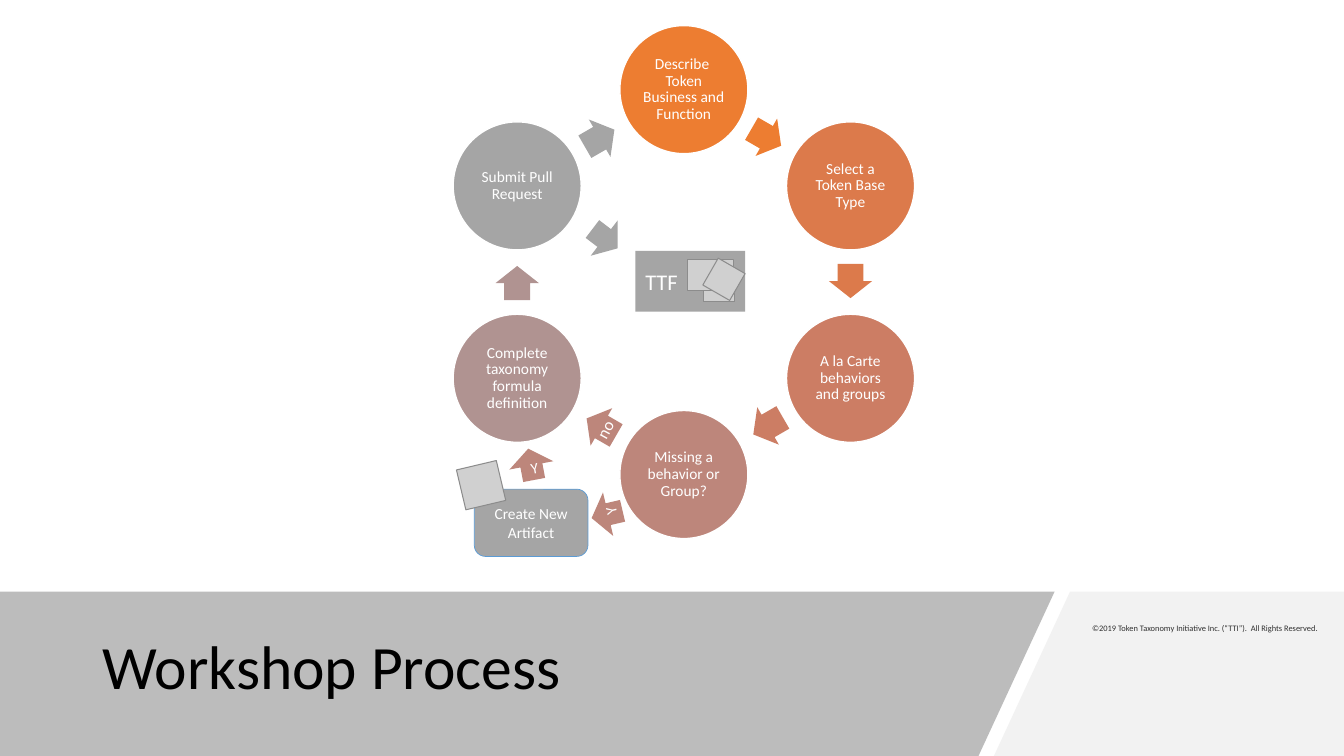
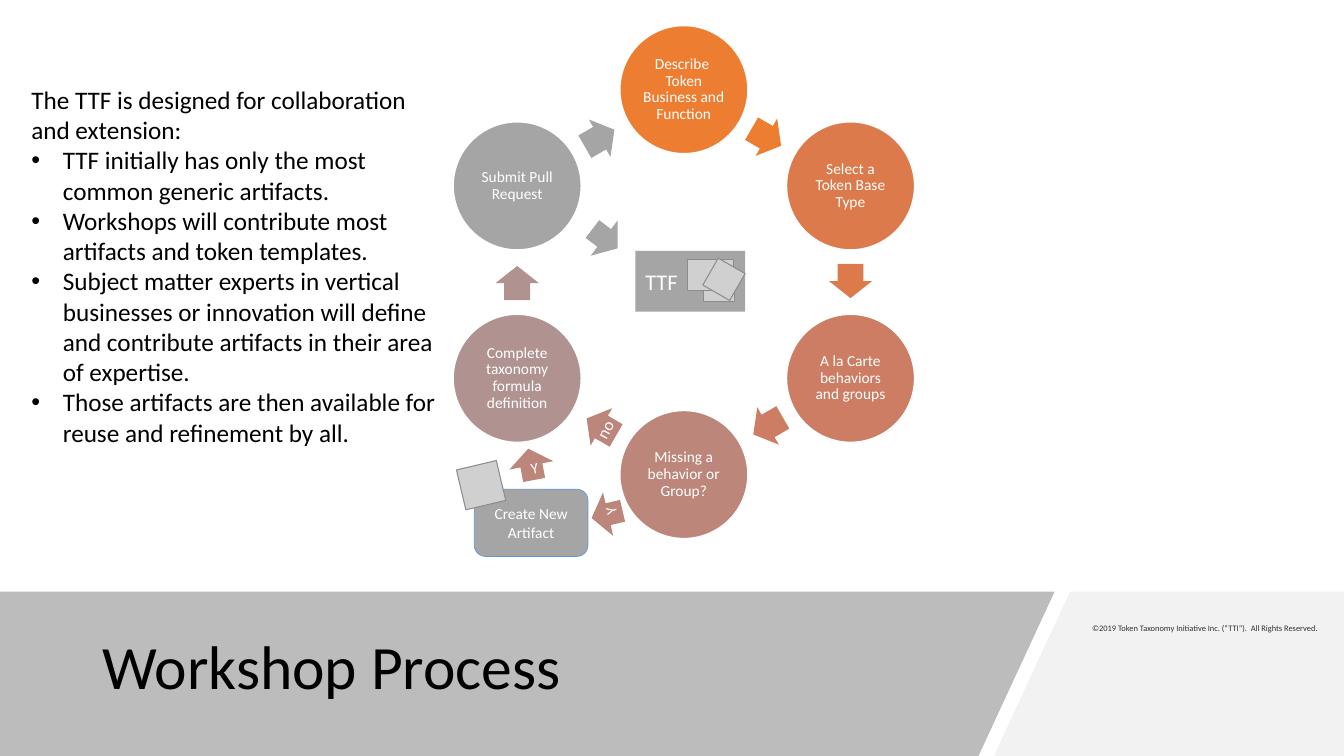
Before and after one commit to vipinsun/TokenTaxonomyFramework-pub, a slide deck: slide 24 of presentations/TTF-Presentation.pptx. Drawn at 1344x756 pixels with LibreOffice and Linux fonts; fonts in the diff are those of the drawing; grey boxes stand for pictures. Boxes give left, top, right and bottom in pixels: in the first picture for what was removed or moved away, otherwise in the second. Text is boxed around its words. In the diff, an @@ line names an element or a change of style, - is before the commit and + after.

```diff
--- a/presentations/TTF-Presentation.pptx
+++ b/presentations/TTF-Presentation.pptx
@@ text added at (31,91,435,446), 18 pt, text #000000 @@
+The TTF is designed for collaboration and extension:
+• TTF initially has only the most common generic artifacts.
+• Workshops will contribute most artifacts and token templates.
+• Subject matter experts in vertical businesses or innovation will define and contribute artifacts in their area of expertise.
+• Those artifacts are then available for reuse and refinement by all.
```
Also in this commit, not shown: 3 other slides changed, 15 other files.
